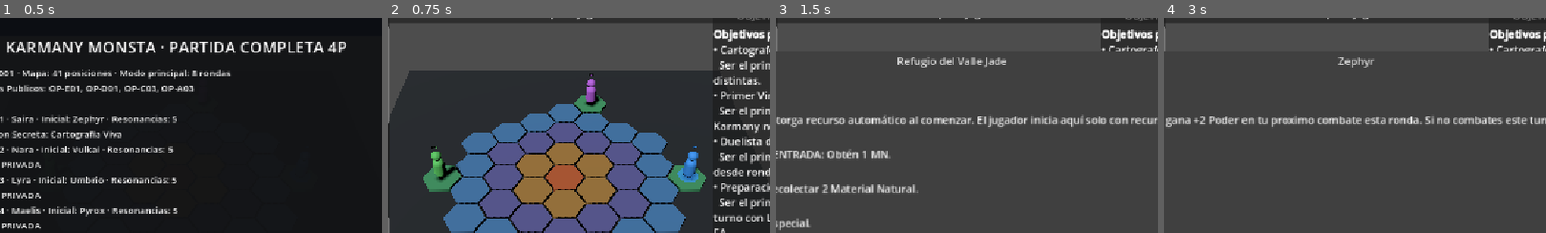
Above: before the commit, frames 1-4 (left to right).
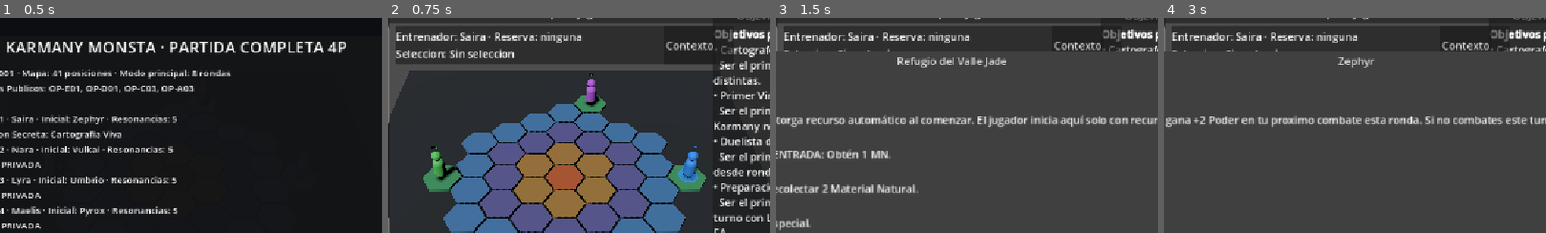
Above: after the commit, the same moments.

Repository: axenoban/Karmany-monsta
Game: Godot game, scene res://scenes/ui/phase_46_alpha_hud_prototype.tscn
Two runs of this game, one before a commit and one after it. Both use one fixed random seed, a clock stepped at 60 frames per second and the inputs below. This scene is started directly instead of the project's main scene.
Inputs:
- Up to frame 1 (0.5 s): no input
- Up to frame 2 (0.75 s): click "INICIAR PARTIDA · RONDA 1" at 0.5 s
- Up to frame 3 (1.5 s): click "Ver loseta" at 1.25 s
- Up to frame 4 (3 s): click "OK" at 2 s; click "Ver Karmany" at 2.75 s
The pictures show only the part of the screen within x 27-77%, y 13-63%; the shares and areas given below are measured in that part.

Frame 1 is identical in both runs. In frame 2, 14% of the frame differs, in the area x 2-91%, y 3-22%; in frame 3, 9.3%; in frame 4, 9.3%.

Commit message:
feat(f46): add selected context trainer and reserve presenter

Diff:
--- a/scenes/ui/phase_46_alpha_hud_prototype.tscn
+++ b/scenes/ui/phase_46_alpha_hud_prototype.tscn
@@ -1,8 +1,9 @@
-[gd_scene load_steps=4 format=3]
+[gd_scene load_steps=5 format=3]
 
 [ext_resource type="PackedScene" path="res://scenes/ui/phase_38_full_match_prototype.tscn" id="1_phase38"]
 [ext_resource type="Script" path="res://scripts/ui/phase_46_alpha_hud_controller.gd" id="2_controller"]
 [ext_resource type="Script" path="res://scripts/ui/phase_46_feedback_presenter.gd" id="3_feedback"]
+[ext_resource type="Script" path="res://scripts/ui/phase_46_context_presenter.gd" id="4_context"]
 
 [node name="Phase46AlphaHudPrototype" type="Node3D"]
 script = ExtResource("2_controller")
@@ -11,3 +12,6 @@
 
 [node name="Phase46FeedbackPresenter" type="Node" parent="."]
 script = ExtResource("3_feedback")
+
+[node name="Phase46ContextPresenter" type="Node" parent="."]
+script = ExtResource("4_context")
